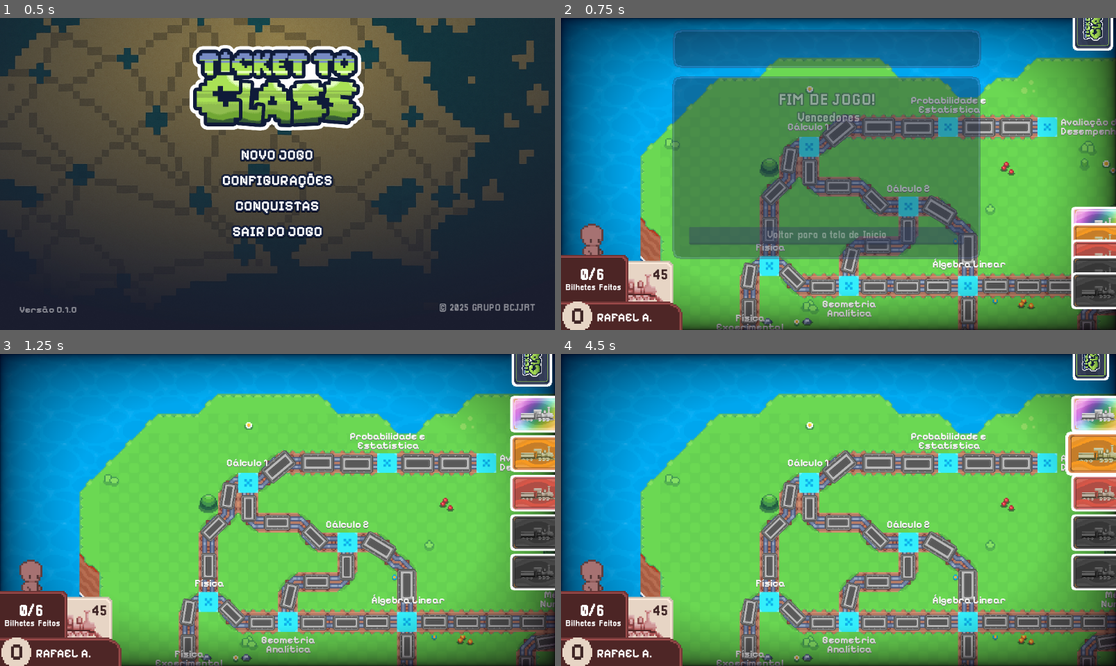
Above: before the commit, frames 1-4 (two rows, left to right).
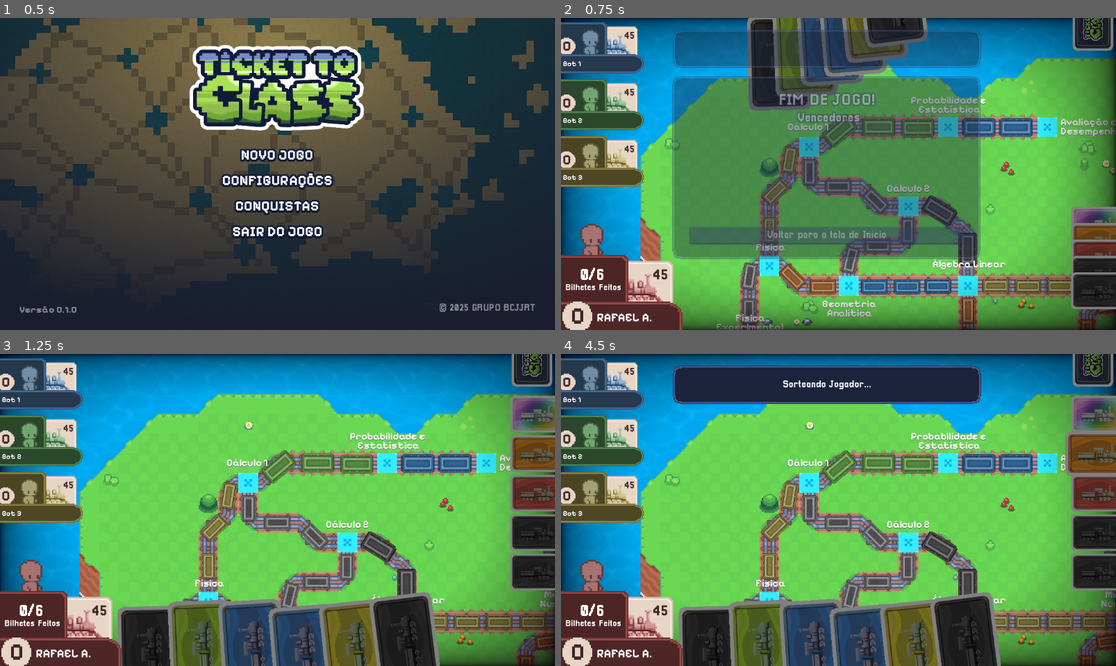
Above: after the commit, the same moments.

Repository: rafaamparo/ticket-to-ride-es2
Game: Godot game, scene res://scenes/main_menu.tscn
Same seed, same stepped clock (60 frames per second), same inputs: the game is played once before the commit and once after it.
Inputs (mouse positions are in pixels of both pictures, inside the frame that each line leads up to):
- Up to frame 1 (0.5 s): no input
- Up to frame 2 (0.75 s): tap Enter at 0.5 s; drag from (838, 155) to (894, 105) at 0.52 s
- Up to frame 3 (1.25 s): no input
- Up to frame 4 (4.5 s): click (1093, 357) at 1.25 s; click (1093, 357) at 2 s; click (1093, 357) at 2.75 s; tap Space at 3.5 s; drag from (1099, 413) to (977, 463) at 3.52 s; tap Enter at 4.25 s; move the mouse to (1099, 453) at 4.27 s; click (1099, 453) at 4.42 s

Frame 1 is identical in both runs. In frame 2, 22% of the frame differs, in the area x 0-100%, y 0-100%; in frame 3, 28%; in frame 4, 35%.
Error before the commit: Parse Error: Could not parse global class "TrilhaVagao" from "res://game_assets/game_scene/object_scenes/caminhos/trilha.gd". (res://game_assets/game_scene/obj…

Commit message:
fix: update point calculation for trail to include additional range for maximum points

Diff:
--- a/game_assets/game_scene/object_scenes/caminhos/trilha.gd
+++ b/game_assets/game_scene/object_scenes/caminhos/trilha.gd
@@ -107,7 +107,7 @@
 		11, 12, 13, 14, 15: return 60;
 		16, 17, 18, 19, 20, 21, 22: return 75;
 		23, 24, 25, 26, 27, 28, 29, 30: return 85;
-		31..44: return 100;
+		31, 32, 33, 34, 35, 36, 37, 38, 39, 40, 41, 42, 43, 44, 45: return 100;
 		_: return 0;
 
 
